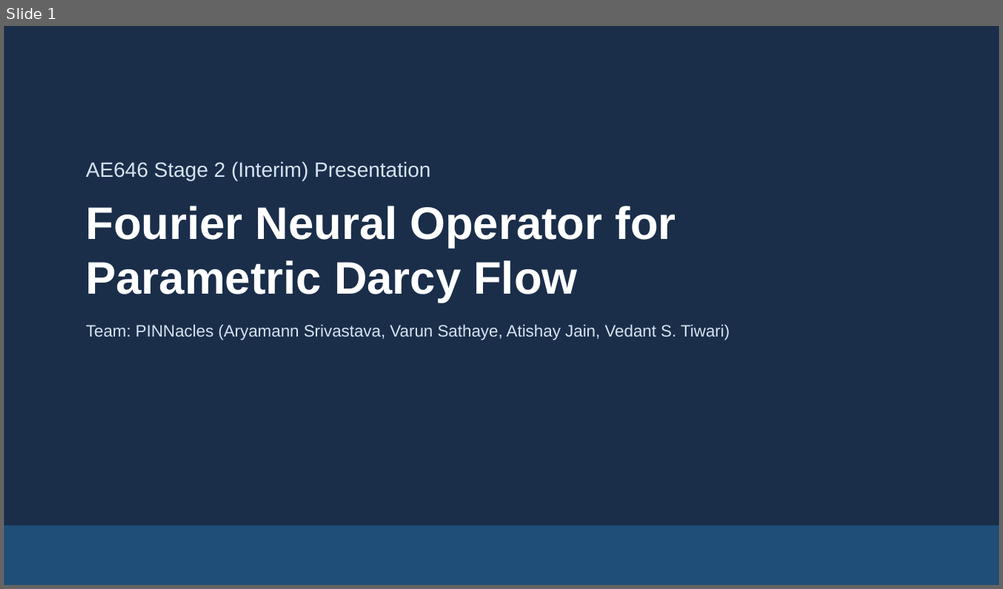
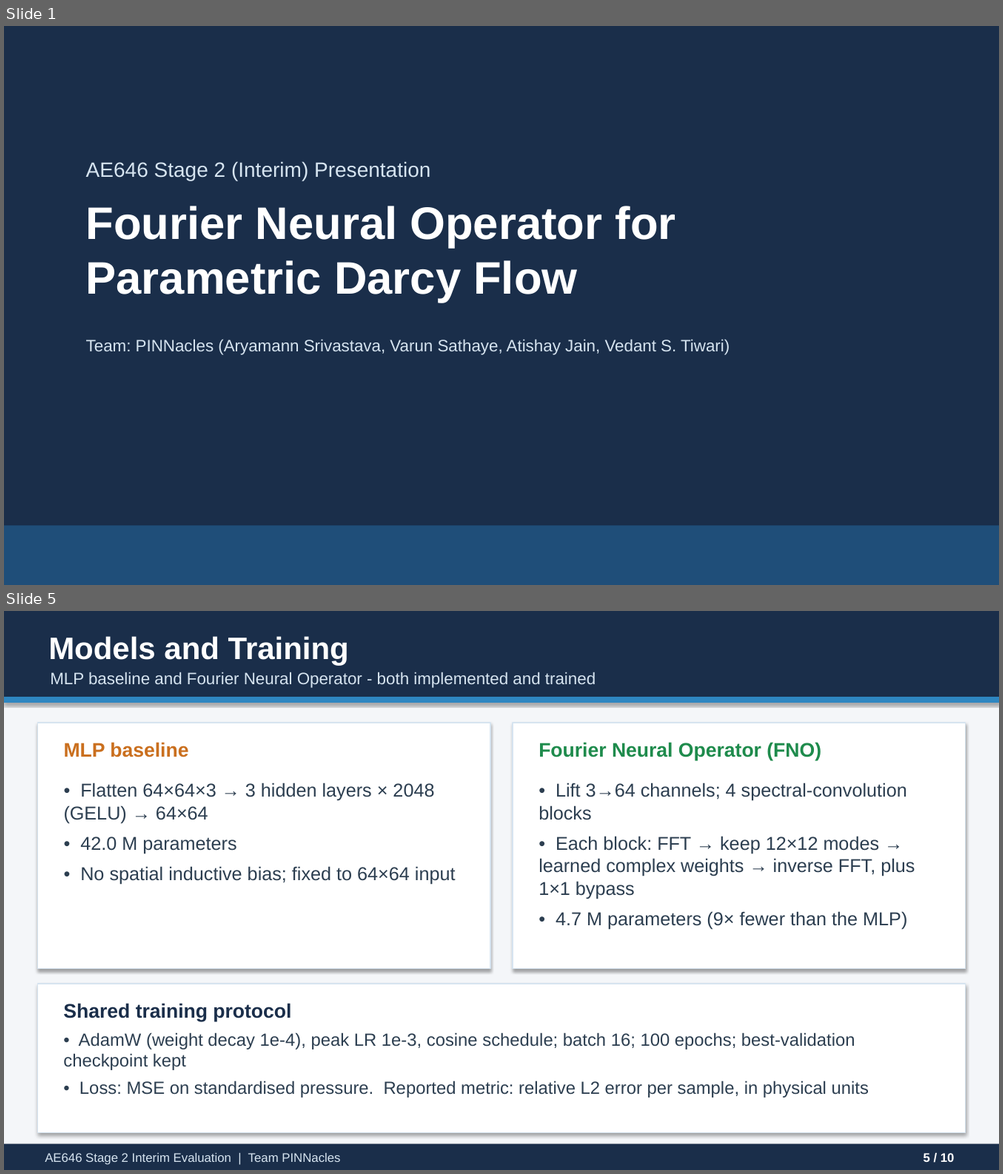
Before and after one commit to ARYAMANN7279/AE646-PINNacles, a slide deck: stage2/PINNacles_Stage2_Presentation.pptx. Shown one above the other, each under a label of ours: slide 1 before the commit, slides 1 and 5 after it; the slides between them are not shown. The pictures are 1003x589 and 1003x1174 pixels, drawn with LibreOffice and Linux fonts; fonts in the diff are those of the drawing. Boxes give left, top, right and bottom in pixels: in the first picture for what was removed or moved away, otherwise in the second. Text is boxed around its words. In the diff, an @@ line names an element or a change of style, - is before the commit and + after.

```diff
--- a/stage2/PINNacles_Stage2_Presentation.pptx
+++ b/stage2/PINNacles_Stage2_Presentation.pptx
@@ slide 5 added at (x1=4, y1=611, x2=999, y2=1170), background #FFFFFF @@
@@ rectangle added at (x1=4, y1=611, x2=999, y2=1170), fill #F4F6F9 @@
@@ rectangle added at (x1=4, y1=611, x2=999, y2=697), fill #1A2E4A @@
@@ text added at (x1=48, y1=636, x2=349, y2=665), 30 pt, text #FFFFFF, bold @@
+Models and Training
@@ text added at (x1=50, y1=672, x2=595, y2=688), 16 pt, text #D6E4F0 @@
+MLP baseline and Fourier Neural Operator - both implemented and trained
@@ rectangle added at (x1=4, y1=697, x2=999, y2=703), fill #2E86C1 @@
@@ rectangle added at (x1=37, y1=723, x2=490, y2=969), fill #FFFFFF, outline #D6E4F0 1 pt @@
@@ text added at (x1=64, y1=742, x2=188, y2=758), 19 pt, text #CA6F1E, bold @@
+MLP baseline
@@ rectangle added at (x1=513, y1=723, x2=966, y2=969), fill #FFFFFF, outline #D6E4F0 1 pt @@
@@ text added at (x1=538, y1=742, x2=821, y2=761), 19 pt, text #1E8B4C, bold @@
+Fourier Neural Operator (FNO)
@@ text added at (x1=64, y1=783, x2=455, y2=885), 18 pt, text #2C3E50 @@
+• Flatten 64×64×3 → 3 hidden layers × 2048 (GELU) → 64×64
+• 42.0 M parameters
+• No spatial inductive bias; fixed to 64×64 input
@@ text added at (x1=538, y1=783, x2=914, y2=930), 18 pt, text #2C3E50 @@
+• Lift 3→64 channels; 4 spectral-convolution blocks
+• Each block: FFT → keep 12×12 modes → learned complex weights → inverse FFT, plus 1×1 bypass
+• 4.7 M parameters (9× fewer than the MLP)
@@ rectangle added at (x1=37, y1=984, x2=965, y2=1133), fill #FFFFFF, outline #D6E4F0 1 pt @@
@@ text added at (x1=63, y1=1003, x2=291, y2=1022), 19 pt, text #1A2E4A, bold @@
+Shared training protocol
@@ text added at (x1=63, y1=1033, x2=868, y2=1098), 17 pt, text #2C3E50 @@
+• AdamW (weight decay 1e-4), peak LR 1e-3, cosine schedule; batch 16; 100 epochs; best-validation checkpoint kept
+• Loss: MSE on standardised pressure. Reported metric: relative L2 error per sample, in physical units
@@ rectangle added at (x1=4, y1=1145, x2=999, y2=1170), fill #1A2E4A @@
@@ text added at (x1=45, y1=1153, x2=340, y2=1165), 12 pt, text #D6E4F0 @@
+AE646 Stage 2 Interim Evaluation | Team PINNacles
@@ text added at (x1=923, y1=1153, x2=954, y2=1162), 12 pt, text #FFFFFF, bold @@
+5 / 10
@@ slide 1 changed as well @@
@@ text "Team: PINNacles (Aryamann Srivastava, Varun ..." moved from (x1=86, y1=324, x2=729, y2=340) to (x1=86, y1=339, x2=729, y2=355) @@
```
Also in this commit, not shown: 1 other slide changed, 7 other slides added, 6 slides removed, 26 other files.
